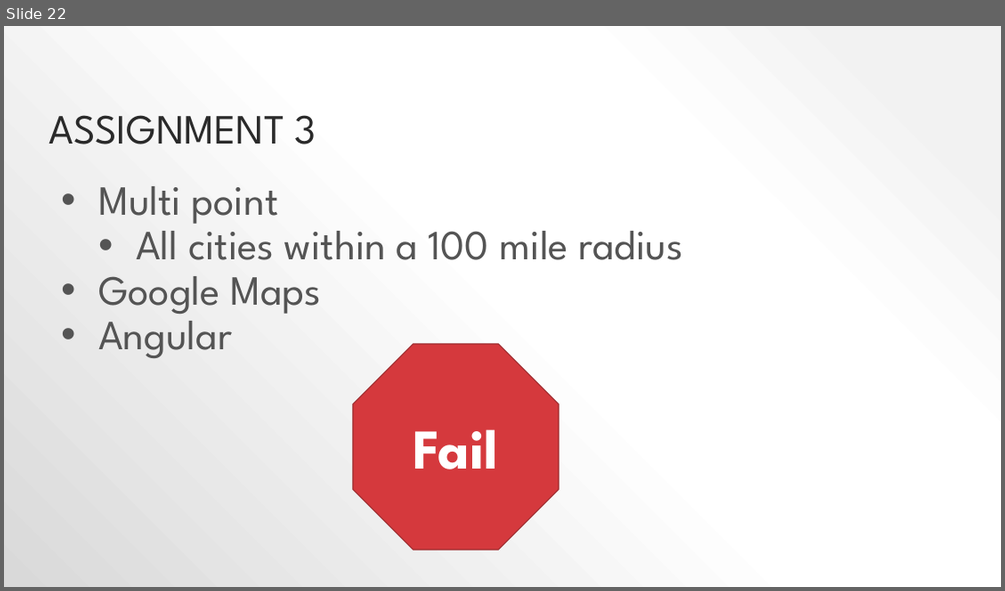
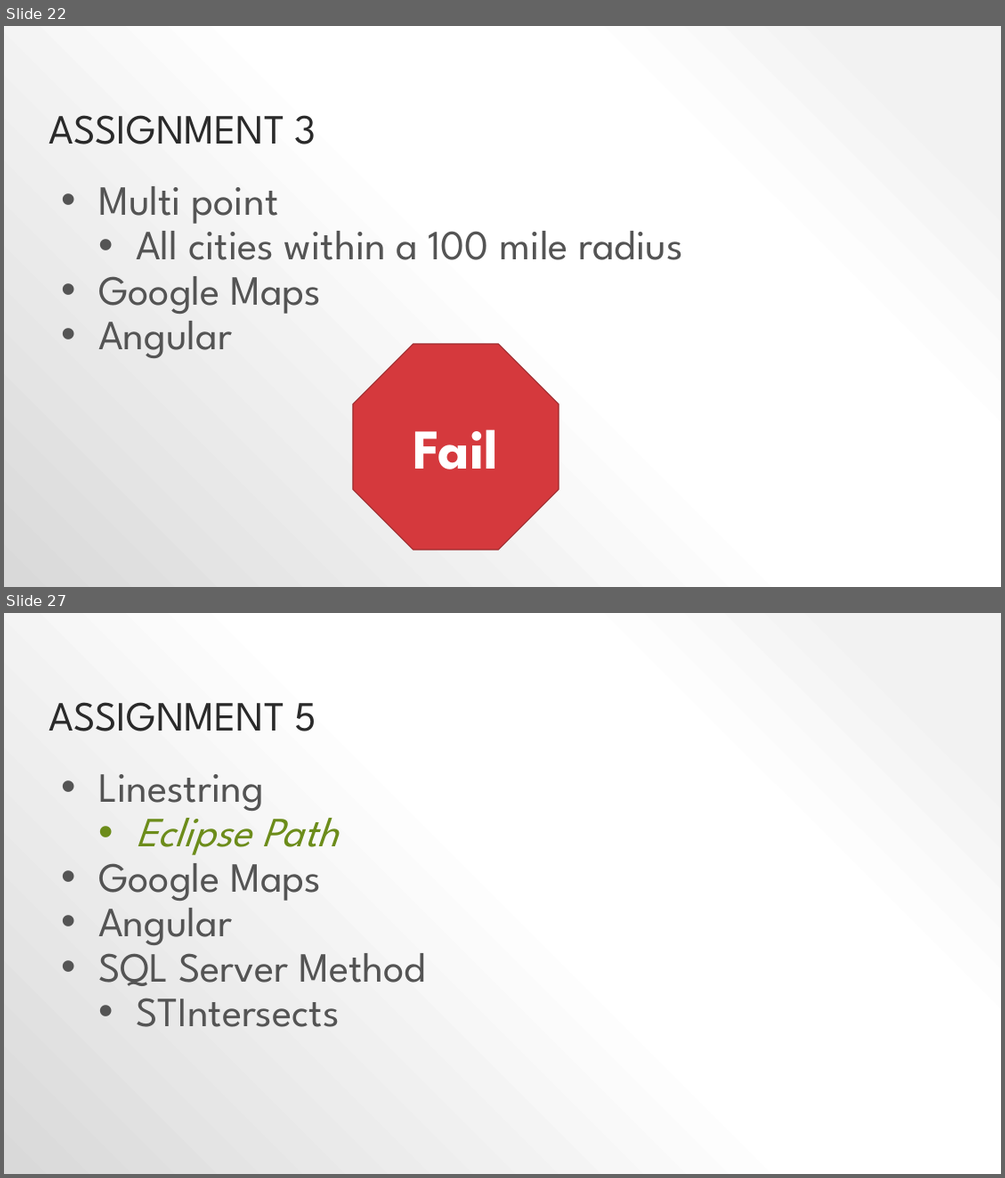
Before and after one commit to pjsteele/techtalksky, a slide deck: presentation/techTalk.pptx. Shown one above the other, each under a label of ours: slide 22 before the commit, slides 22 and 27 after it; the slides between them are not shown. The pictures are 1005x591 and 1005x1178 pixels, drawn with LibreOffice and Linux fonts; fonts in the diff are those of the drawing. Boxes give left, top, right and bottom in pixels: in the first picture for what was removed or moved away, otherwise in the second. Text is boxed around its words. In the diff, an @@ line names an element or a change of style, - is before the commit and + after.

```diff
--- a/presentation/techTalk.pptx
+++ b/presentation/techTalk.pptx
@@ slide 27 added at (4,613,1001,1174), background gradient #F2F2F2 to #FFFFFF to #D9D9D9 @@
@@ title added at (48,702,317,731), 40 pt, text #2A2A2A @@
+ASSIGNMENT 5
@@ text added at (98,774,426,1027), 40 pt, text #545454 @@
+• Linestring
+  • Eclipse Path
+• Google Maps
+• Angular
+• SQL Server Method
+  • STIntersects
```
Also in this commit, not shown: 1 slide changed, 4 other slides added, 6 slides removed, 4 other files.
